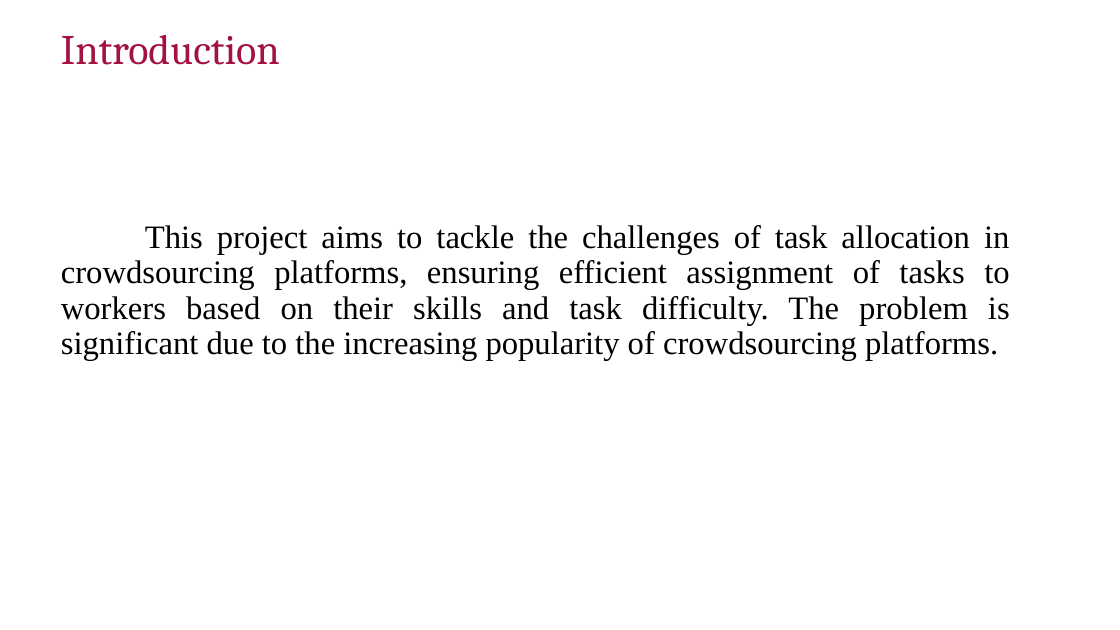
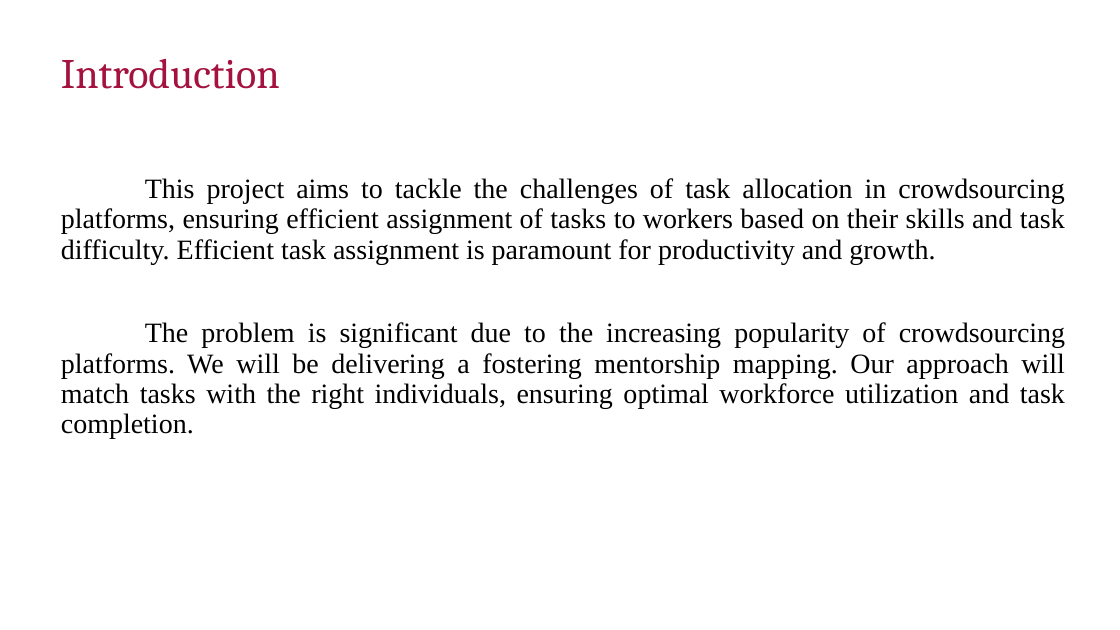
Before and after one commit to manikantathota23/Effective-Task-Allocation-and-Failure-detection, a slide deck: slide 2 of Documentation/First_review_D6.pptx. Drawn at 1120x630 pixels with LibreOffice and Linux fonts; fonts in the diff are those of the drawing; background and template pictures are left out. Boxes give left, top, right and bottom in pixels: in the first picture for what was removed or moved away, otherwise in the second. Text is boxed around its words. In the diff, an @@ line names an element or a change of style, - is before the commit and + after.

```diff
--- a/Documentation/First_review_D6.pptx
+++ b/Documentation/First_review_D6.pptx
@@ title "Introduction": place and size @@
-title "Introduction" at bbox=[61, 35, 280, 65]
+title "Introduction" at bbox=[61, 59, 280, 89]
@@ text at bbox=[61, 178, 1065, 439]: text changed; size 28 to 24 pt @@
-This project aims to tackle the challenges of task allocation in crowdsourcing platforms, ensuring efficient assignment of tasks to workers based on their skills and task difficulty. The problem is significant due to the increasing popularity of crowdsourcing platforms.
+This project aims to tackle the challenges of task allocation in crowdsourcing platforms, ensuring efficient assignment of tasks to workers based on their skills and task difficulty. Efficient task assignment is paramount for productivity and growth.
+The problem is significant due to the increasing popularity of crowdsourcing platforms. We will be delivering a fostering mentorship mapping. Our approach will match tasks with the right individuals, ensuring optimal workforce utilization and task completion.
```
Also in this commit, not shown: 8 other slides changed, 2 slides added, 1 other file.
